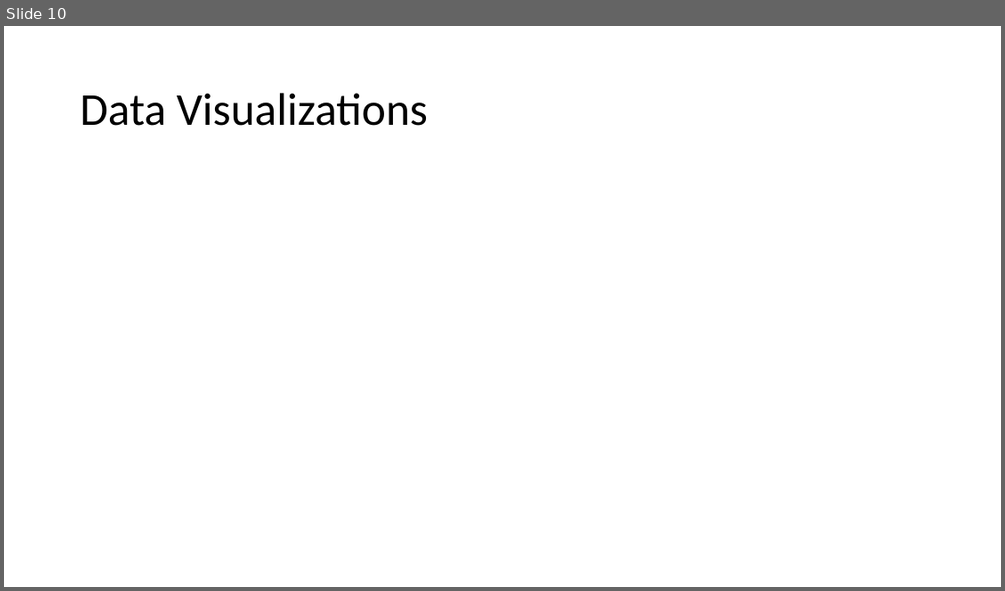
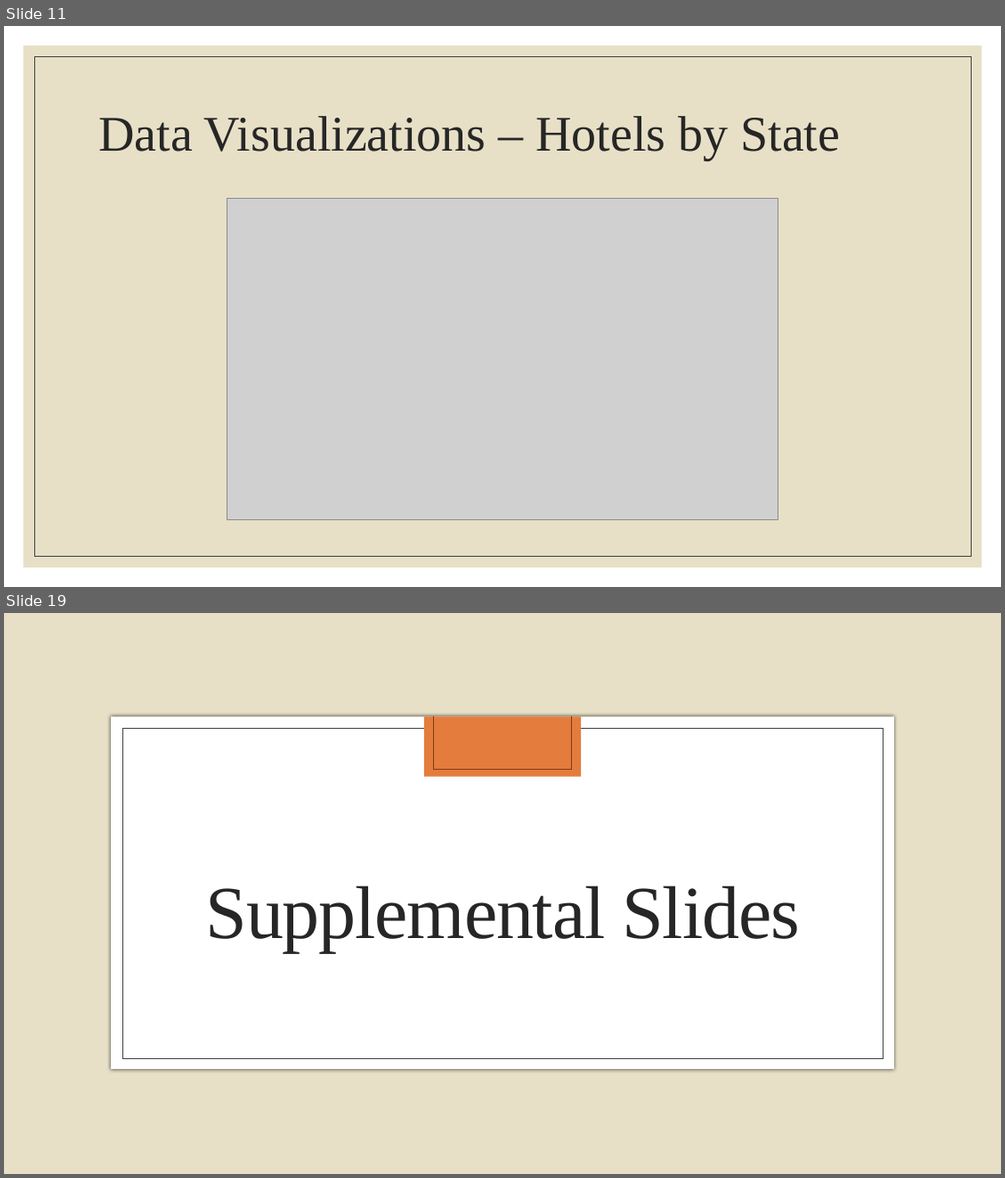
Before and after one commit to m-mcdougall/Capstone-DATS6501, a slide deck: Capstone Presentation.pptx. Shown one above the other, each under a label of ours: slide 10 before the commit, slides 11 and 19 after it; the slides between them are not shown. The pictures are 1005x591 and 1005x1178 pixels, drawn with LibreOffice and Linux fonts; fonts in the diff are those of the drawing; grey boxes stand for pictures; background and template pictures are left out. Boxes give left, top, right and bottom in pixels: in the first picture for what was removed or moved away, otherwise in the second. Text is boxed around its words. In the diff, an @@ line names an element or a change of style, - is before the commit and + after.

```diff
--- a/Capstone Presentation.pptx
+++ b/Capstone Presentation.pptx
@@ slide 19 added at (4,613,1001,1174), background picture (left out) @@
@@ rectangle added at (111,717,894,1070), fill #FFFFFF @@
@@ rectangle added at (424,717,582,777), fill #E37C3D @@
@@ line added from (433, 717) to (433, 770), #7E3B12 0.5 pt @@
@@ line added from (572, 717) to (572, 770), #7E3B12 0.5 pt @@
@@ rectangle added at (122,728,882,1058), outline #404040 0.5 pt @@
@@ line added from (433, 770) to (572, 770), #7E3B12 0.5 pt @@
@@ title added at (206,885,800,951), 72 pt, text #262626 @@
+Supplemental Slides
@@ what was slide 10 is now slide 11 @@
@@ slide 11 changed as well @@
@@ rectangle added at (24,46,982,567), fill #E7E0C7 @@
@@ rectangle added at (34,56,971,556), outline #404040 0.5 pt @@
@@ title at (98,116,840,160): text changed; size 44 to 48 pt; font Calibri to Times New Roman; text colour #000000 to #262626 @@
-Data Visualizations
+Data Visualizations – Hotels by State
@@ picture added at (227,198,778,520) @@
```
Also in this commit, not shown: 5 other slides changed, 16 other slides added, 4 slides removed, 4 other files.
